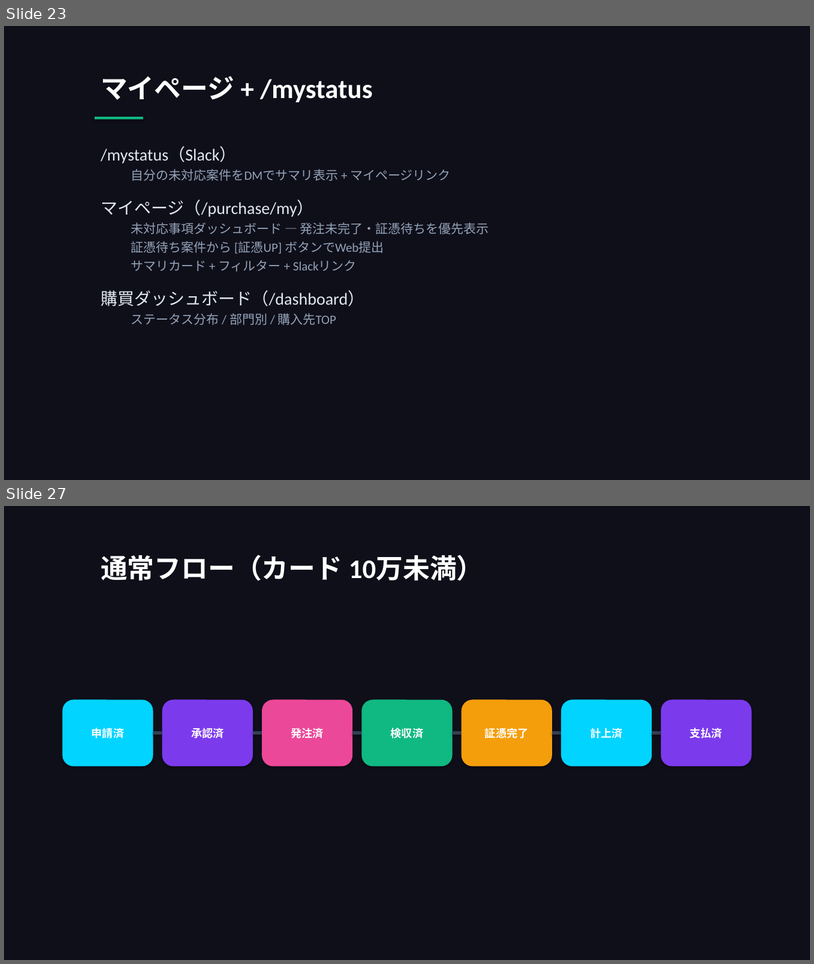
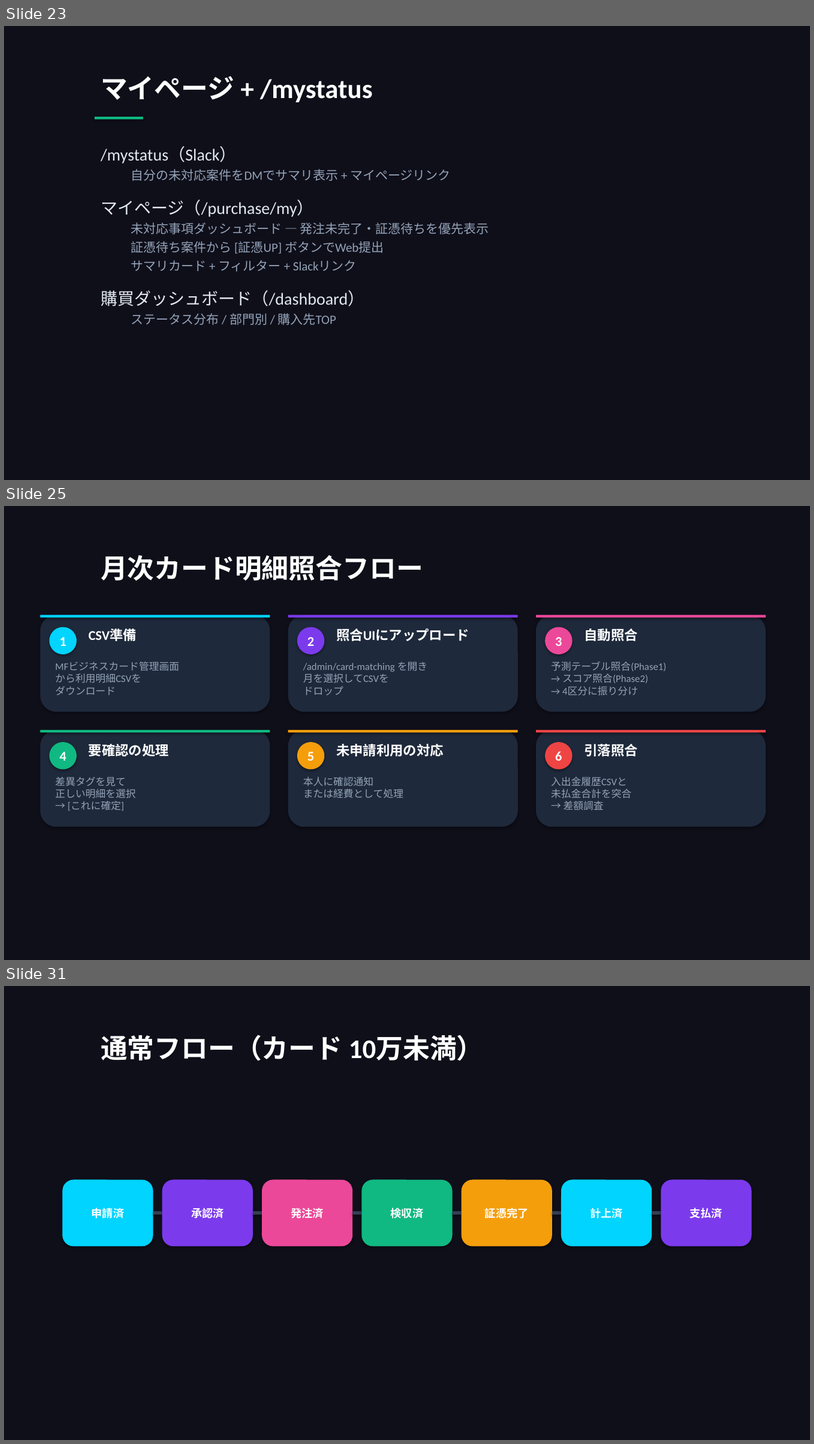
Before and after one commit to takeshiizawa123/next-procurement-poc, a slide deck: docs/operational-guide.pptx. Shown one above the other, each under a label of ours: slides 23 and 27 before the commit, slides 23, 25 and 31 after it; the slides between them are not shown. The pictures are 814x964 and 814x1444 pixels, drawn with LibreOffice and Linux fonts; fonts in the diff are those of the drawing. Boxes give left, top, right and bottom in pixels: in the first picture for what was removed or moved away, otherwise in the second. Text is boxed around its words. In the diff, an @@ line names an element or a change of style, - is before the commit and + after.

```diff
--- a/docs/operational-guide.pptx
+++ b/docs/operational-guide.pptx
@@ slide 25 added at [4, 506, 810, 960], background #0F0F1A @@
@@ text added at [101, 555, 423, 580], 32 pt, text #FFFFFF, bold @@
+月次カード明細照合フロー
@@ rounded rectangle added at [40, 615, 270, 712], fill #1E293B @@
@@ rectangle added at [40, 615, 270, 618], fill #00D4FF @@
@@ ellipse added at [50, 627, 77, 654], fill #00D4FF, 16 pt, text #FFFFFF, bold @@
+1
@@ text added at [89, 629, 137, 641], 16 pt, text #FFFFFF, bold @@
+CSV準備
@@ rounded rectangle added at [288, 615, 518, 712], fill #1E293B @@
@@ rectangle added at [288, 615, 518, 618], fill #7C3AED @@
@@ ellipse added at [297, 627, 324, 654], fill #7C3AED, 16 pt, text #FFFFFF, bold @@
+2
@@ text added at [336, 628, 470, 641], 16 pt, text #FFFFFF, bold @@
+照合UIにアップロード
@@ rounded rectangle added at [536, 615, 766, 712], fill #1E293B @@
@@ rectangle added at [536, 615, 766, 618], fill #EC4899 @@
@@ ellipse added at [545, 627, 573, 654], fill #EC4899, 16 pt, text #FFFFFF, bold @@
+3
@@ text added at [585, 628, 638, 641], 16 pt, text #FFFFFF, bold @@
+自動照合
@@ text added at [55, 662, 179, 695], 12 pt, text #94A3B8 @@
+MFビジネスカード管理画面
+から利用明細CSVを
+ダウンロード
@@ text added at [303, 661, 428, 695], 12 pt, text #94A3B8 @@
+/admin/card-matching を開き
+月を選択してCSVを
+ドロップ
@@ text added at [551, 661, 666, 695], 12 pt, text #94A3B8 @@
+予測テーブル照合(Phase1)
+→ スコア照合(Phase2)
+→ 4区分に振り分け
@@ rounded rectangle added at [40, 730, 270, 826], fill #1E293B @@
@@ rectangle added at [40, 730, 270, 732], fill #10B981 @@
@@ rounded rectangle added at [288, 730, 518, 826], fill #1E293B @@
@@ rectangle added at [288, 730, 518, 732], fill #F59E0B @@
@@ rounded rectangle added at [536, 730, 766, 826], fill #1E293B @@
@@ rectangle added at [536, 730, 766, 732], fill #EF4444 @@
@@ ellipse added at [50, 742, 77, 769], fill #10B981, 16 pt, text #FFFFFF, bold @@
+4
@@ text added at [89, 744, 169, 756], 16 pt, text #FFFFFF, bold @@
+要確認の処理
@@ ellipse added at [297, 742, 324, 769], fill #F59E0B, 16 pt, text #FFFFFF, bold @@
+5
@@ text added at [336, 744, 444, 756], 16 pt, text #FFFFFF, bold @@
+未申請利用の対応
@@ ellipse added at [545, 742, 573, 769], fill #EF4444, 16 pt, text #FFFFFF, bold @@
+6
@@ text added at [585, 744, 638, 756], 16 pt, text #FFFFFF, bold @@
+引落照合
@@ text added at [55, 777, 135, 810], 12 pt, text #94A3B8 @@
+差異タグを見て
+正しい明細を選択
+→ [これに確定]
@@ text added at [303, 777, 404, 798], 12 pt, text #94A3B8 @@
+本人に確認通知
+または経費として処理
@@ text added at [551, 777, 632, 810], 12 pt, text #94A3B8 @@
+入出金履歴CSVと
+未払金合計を突合
+→ 差額調査
@@ what was slide 27 is now slide 31 @@
```
Also in this commit, not shown: 4 slides changed, 3 other slides added, 3 other files.
